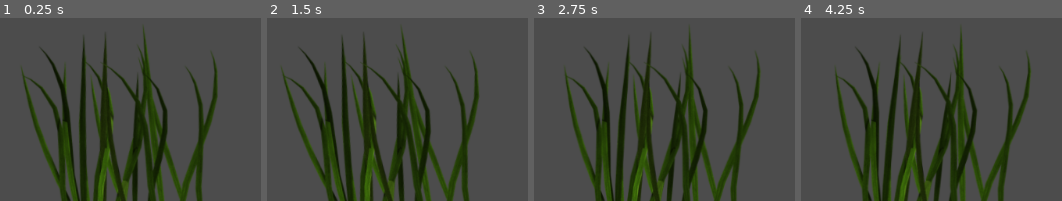
Above: before the commit, frames 1-4 (left to right).
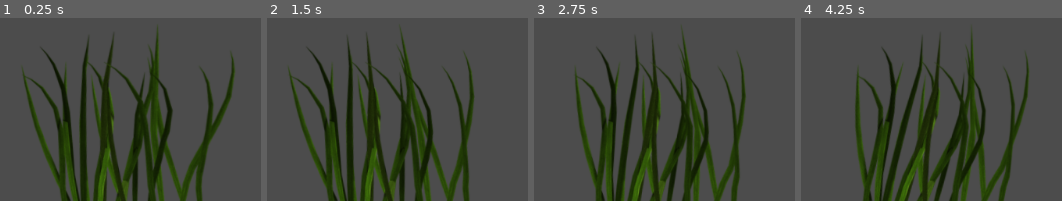
Above: after the commit, the same moments.

Repository: JaccomoLorenz/godot-simple-wind-shader-2d
Game: Godot game, scene res://assets/maujoe.simple_wind_shader_2d/demo/demo.tscn
Two runs of this game, one before a commit and one after it. Both use one fixed random seed, a clock stepped at 60 frames per second and the inputs below.
Inputs:
- Up to frame 1 (0.25 s): no input
- Up to frame 2 (1.5 s): no input
- Up to frame 3 (2.75 s): no input
- Up to frame 4 (4.25 s): no input

The runs differ from the first frame. In frame 1, 7.8% of the frame differs, in the area x 8-91%, y 4-86%; in frame 2, 17%; in frame 3, 21%; in frame 4, 26%, in the area x 13-89%, y 6-100%.

Commit message:
Create view independent shader version

Diff:
--- a/assets/maujoe.simple_wind_shader_2d/demo/demo.tscn
+++ b/assets/maujoe.simple_wind_shader_2d/demo/demo.tscn
@@ -1,6 +1,6 @@
 [gd_scene load_steps=4 format=2]
 
-[ext_resource path="res://assets/maujoe.simple_wind_shader_2d/shaders/wind_shader_2d.shader" type="Shader" id=1]
+[ext_resource path="res://assets/maujoe.simple_wind_shader_2d/shaders/wind_2d.shader" type="Shader" id=1]
 [ext_resource path="res://assets/maujoe.simple_wind_shader_2d/demo/textures/grass.png" type="Texture" id=2]
 
 [sub_resource type="ShaderMaterial" id=1]
@@ -13,7 +13,7 @@
 shader_param/strengthScale = 100.0
 shader_param/interval = 2.0
 shader_param/detail = 4.0
-shader_param/distortion = 0.0
+shader_param/distortion = 1.0
 shader_param/heightOffset = 0.0
 _sections_unfolded = [ "shader_param" ]
 
--- /dev/null
+++ b/assets/maujoe.simple_wind_shader_2d/shaders/wind_2d.shader
@@ -0,0 +1,26 @@
+shader_type canvas_item;
+render_mode blend_mix;
+
+// Wind settings.
+uniform float speed = 1.0;
+uniform float minStrength : hint_range(0.0, 1.0);
+uniform float maxStrength : hint_range(0.0, 1.0);
+uniform float strengthScale = 100.0;
+uniform float interval = 3.5;
+uniform float detail = 1.0;
+uniform float distortion : hint_range(0.0, 1.0);
+uniform float heightOffset = 0.0;
+
+float getWind(vec2 vertex, vec2 uv, float timer){
+	vec2 pos = mix(vec2(1.0), vertex, distortion).xy;
+	float time = timer * speed + pos.x * pos.y;
+	float diff = pow(maxStrength - minStrength, 2);
+	float strength = clamp(minStrength + diff + sin(time / interval) * diff, minStrength, maxStrength) * strengthScale;
+	float wind = (sin(time) + cos(time * detail)) * strength * max(0.0, (1.0-uv.y) - heightOffset);
+
+	return wind;
+	}
+
+void vertex() {
+	VERTEX.x += getWind(VERTEX, UV, TIME);
+}
Not shown, changed: assets/maujoe.simple_wind_shader_2d/demo/textures/grass.png.import
Not shown, changed: assets/maujoe.simple_wind_shader_2d/icon.png.import
Renamed: assets/maujoe.simple_wind_shader_2d/shaders/wind_shader_2d.shader -> assets/maujoe.simple_wind_shader_2d/shaders/wind_2d_view_dependent_WIP.shader
